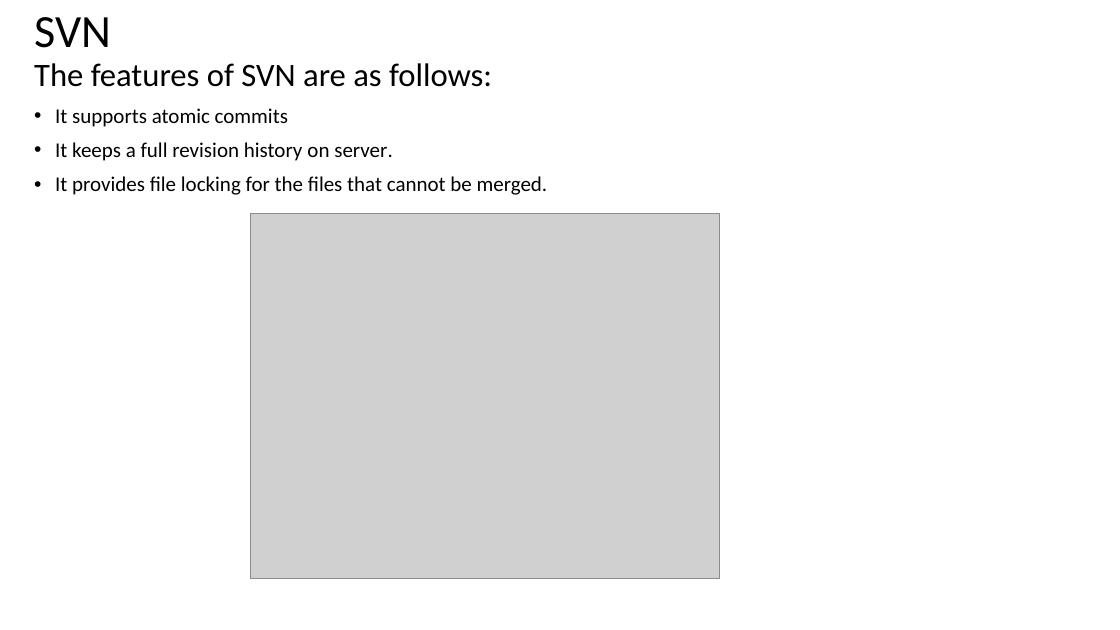
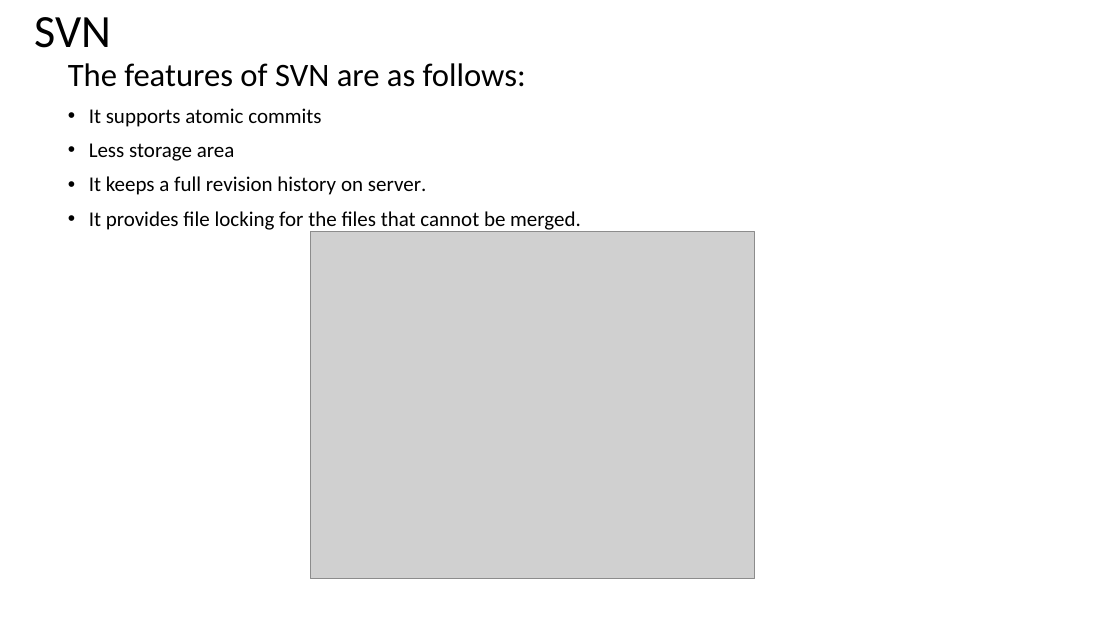
Before and after one commit to mhgulen/Dosyalar, a slide deck: slide 20 of Version Control Protocols.pptx. Drawn at 1120x630 pixels with LibreOffice and Linux fonts; fonts in the diff are those of the drawing; grey boxes stand for pictures. Boxes give left, top, right and bottom in pixels: in the first picture for what was removed or moved away, otherwise in the second. Text is boxed around its words. In the diff, an @@ line names an element or a change of style, - is before the commit and + after.

```diff
--- a/Version Control Protocols.pptx
+++ b/Version Control Protocols.pptx
@@ text "The features of SVN are ...": place and size @@
-text "The features of SVN are ..." at <box>34,63,548,195</box>
+text "The features of SVN are ..." at <box>68,63,581,232</box>
@@ text at <box>89,143,235,161</box>: paragraph added @@
+• Less storage area
@@ picture: place and size @@
-picture at <box>251,213,719,579</box>
+picture at <box>310,232,755,579</box>
```
Also in this commit, not shown: 2 other slides changed, 14 other files.
